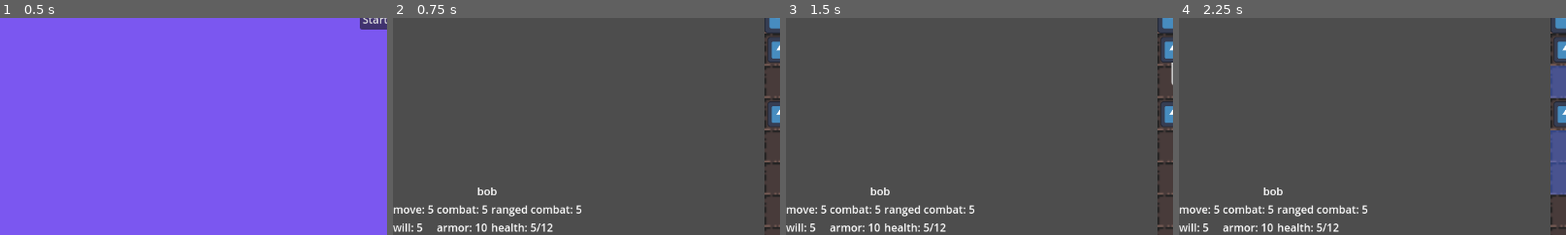
Above: before the commit, frames 1-4 (left to right).
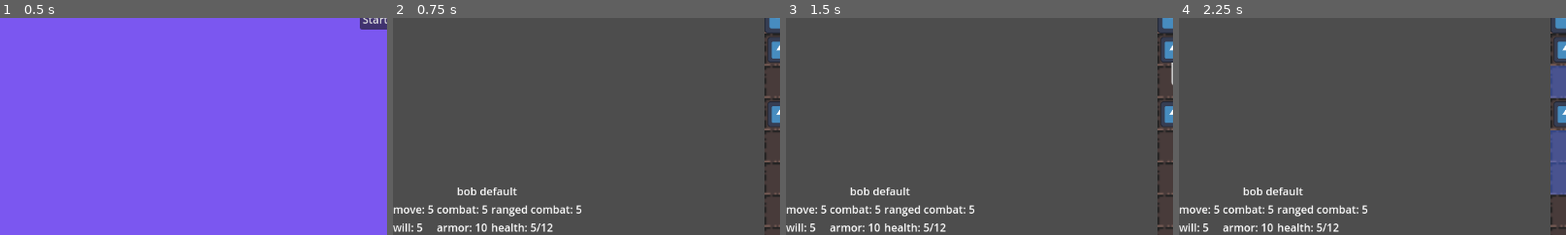
Above: after the commit, the same moments.

Repository: brianhall1313/dungeon-tactics
Game: Godot game, scene res://Scene/start_screen.tscn
The game is run twice, just before and just after one commit, with the same random seed, the same clock (stepped at 60 frames per second) and the same inputs. The engine's default icon, where the game draws it, is replaced by a stand-in: a white triangle on a blue panel in a dark square.
Inputs (mouse positions are % of the whole screen's width and height, from its top left):
- Up to frame 1 (0.5 s): no input
- Up to frame 2 (0.75 s): click "Start Demo" at 0.5 s
- Up to frame 3 (1.5 s): tap Enter at 1.25 s; move the mouse to (72, 45) at 1.27 s
- Up to frame 4 (2.25 s): click "move" at 2 s
The pictures show only the part of the screen within x 0-50%, y 50-100%; the shares and areas given below are measured in that part.

Frame 1 is identical in both runs. In frame 2, 0.3% of the frame differs, in the area x 16-33%, y 78-82%; in frame 3, 0.3%; in frame 4, 0.3%.

Commit message:
players can now summon zombies

Diff:
--- a/Resources/spells_and_abilities.gd
+++ b/Resources/spells_and_abilities.gd
@@ -10,12 +10,14 @@
 	'Heal':{"type":'heal',"range":5, "power":8,'bonus':0,'area':0,'effect':[]},
 	'Heal Burst':{"type":'heal',"range":5, "power":5,'bonus':0,'area':1,'effect':[]},
 	'Summon Animal':{"type":'summon',"range":5, "power":0,'bonus':0,'area':0,'effect':['summon animal']},
+	'Summon Undead':{"type":'summon',"range":5, "power":0,'bonus':0,'area':0,'effect':['summon undead']},
 
 }
 
 
 @onready var effect_directory:Dictionary={
-	'summon animal':func (character,target): summon_animal(character,target)
+	'summon animal':func (character,target): summon_animal(character,target),
+	'summon undead':func (character,target): summon_undead(character,target)
 }
 
 
@@ -40,3 +42,21 @@
 						'stats':Bestiary.bestiary[job]
 						}
 	GlobalSignalBus.summoning.emit(summon)
+
+
+func summon_undead(character,target):
+	var summonables=['thug','infantryman','ranger','templar']
+	var job=summonables.pick_random()
+	var summon={'character_name':Names.get_random_name(),#we will try random name gen later
+						'default_position':target,
+						'experience':0,
+						'faction':character.faction,
+						'job':job,
+						'spells':[],
+						'abilities':[],
+						'tags':ClassData.class_dictionary[job]['tags'],
+						'equipment':ClassData.class_dictionary[job]["equipment"],
+						'stats':ClassData.class_dictionary[job]
+						}
+	summon['tags'].append('undead')
+	GlobalSignalBus.summoning.emit(summon)
--- a/Scene/Character.gd
+++ b/Scene/Character.gd
@@ -2,7 +2,7 @@
 
 @export var default_position:Vector2i=Vector2i(0,0)
 @export var grid_position:Vector2i
-@export var job:String
+@export var job:String='default'
 @export var tags:Array=['humanoid']
 @export var move:int = 5
 @export var combat:int = 5
@@ -18,7 +18,7 @@
 									'accessory 1':{},
 									'accessory 2':{}
 									}
-@export var spells:Array=["Elemental Bolt",'Summon Animal']
+@export var spells:Array=["Elemental Bolt",'Summon Undead']
 @export var abilities:Array=[]
 @export var experience:int=0
 @export var inventory:Array=[]
--- a/Scene/selected_character_info.gd
+++ b/Scene/selected_character_info.gd
@@ -2,6 +2,7 @@
 
 #all dice will come in an array[number of sides,number of dice that are being used/we need to display]
 @onready var character_name_label=$character_name
+@onready var character_job_label=$character_job
 @onready var move_label=$GridContainer/move
 @onready var combat_label=$GridContainer/combat
 @onready var ranged_combat_label=$GridContainer/ranged_combat
@@ -9,12 +10,17 @@
 @onready var armor_label=$GridContainer/armor
 @onready var health_label=$GridContainer/health
 
+
 func _ready():
 	hide()
 
 
 func update(character):
 	character_name_label.text=character.character_name
+	if 'undead' in character.tags:
+		character_job_label.text='Undead '+character.job
+	else:
+		character_job_label.text=character.job
 	move_label.text='move: '+str(character.move)
 	combat_label.text='combat: '+str(character.combat)
 	ranged_combat_label.text='ranged combat: '+str(character.ranged_combat)
--- a/Scene/selected_character_info.tscn
+++ b/Scene/selected_character_info.tscn
@@ -10,6 +10,11 @@
 
 [node name="character_name" type="Label" parent="."]
 layout_mode = 2
+text = "default"
+
+[node name="character_job" type="Label" parent="."]
+layout_mode = 2
+text = "default"
 
 [node name="GridContainer" type="GridContainer" parent="."]
 layout_mode = 2
